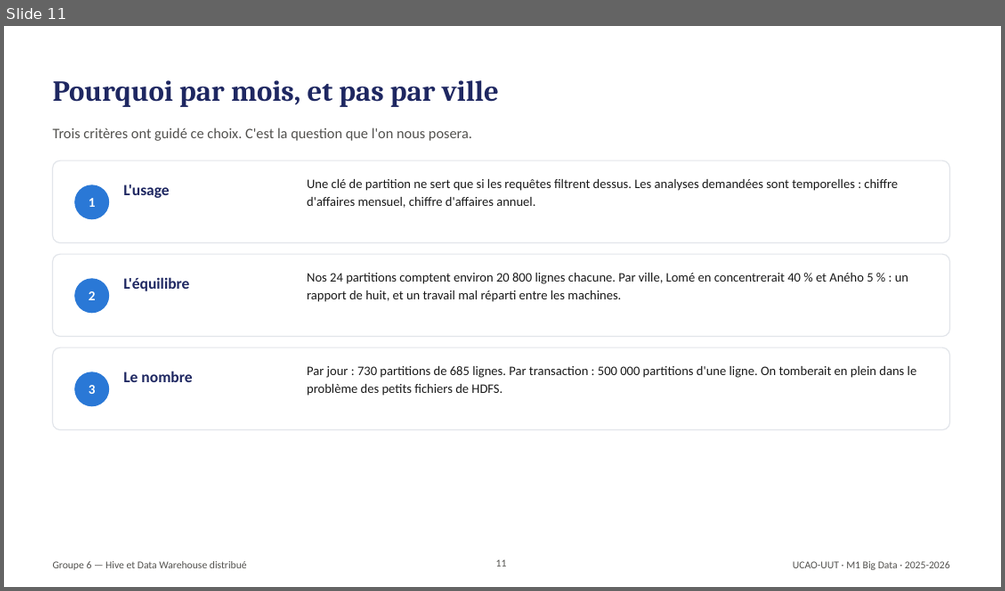
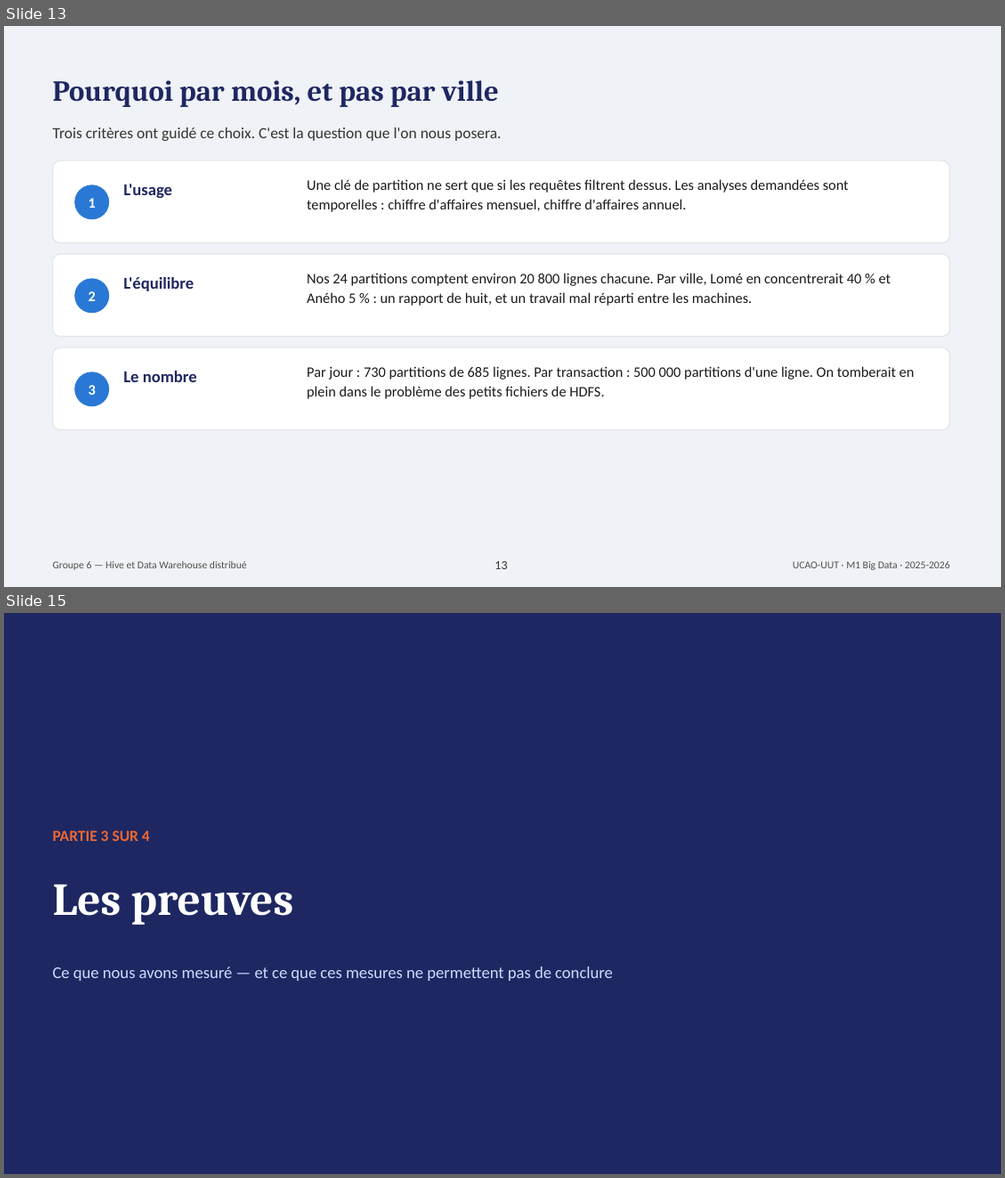
Before and after one commit to donaldamah/TP6-HIVE-Groupe6, a slide deck: Expose6_Hive_Groupe6.pptx. Shown one above the other, each under a label of ours: slide 11 before the commit, slides 13 and 15 after it; the slides between them are not shown. The pictures are 1005x591 and 1005x1178 pixels, drawn with LibreOffice and Linux fonts; fonts in the diff are those of the drawing. Boxes give left, top, right and bottom in pixels: in the first picture for what was removed or moved away, otherwise in the second. Text is boxed around its words. In the diff, an @@ line names an element or a change of style, - is before the commit and + after.

```diff
--- a/Expose6_Hive_Groupe6.pptx
+++ b/Expose6_Hive_Groupe6.pptx
@@ slide 15 added at box(4, 613, 1001, 1174), background #1E2761 @@
@@ text added at box(53, 830, 150, 841), 15 pt, text #EB6834, bold @@
+PARTIE 3 SUR 4
@@ text added at box(53, 884, 294, 925), 44 pt, text #FFFFFF, bold @@
+Les preuves
@@ text added at box(53, 966, 613, 981), 16 pt, text #CADCFC @@
+Ce que nous avons mesuré — et ce que ces mesures ne permettent pas de conclure
@@ what was slide 11 is now slide 13 @@
@@ slide 13 changed as well @@
@@ background #FFFFFF to #EFF2F7 @@
@@ text "Trois critères ont guidé ce ..." at box(53, 127, 501, 141): size 14 to 15 pt, text colour #52514E to #353430 @@
@@ size 15 to 16 pt in 3 elements at box(123, 184, 172, 198), box(123, 277, 194, 291), box(123, 370, 197, 382) @@
@@ size 12.5 to 14 pt in 3 elements at box(307, 179, 849, 212), box(307, 273, 891, 305), box(307, 366, 914, 399) @@
@@ page number at box(494, 561, 507, 569): text changed; size 10 to 12 pt; text colour #52514E to #353430 @@
-11
+13
```
Also in this commit, not shown: 18 other slides changed, 3 other slides added, 11 other files.
